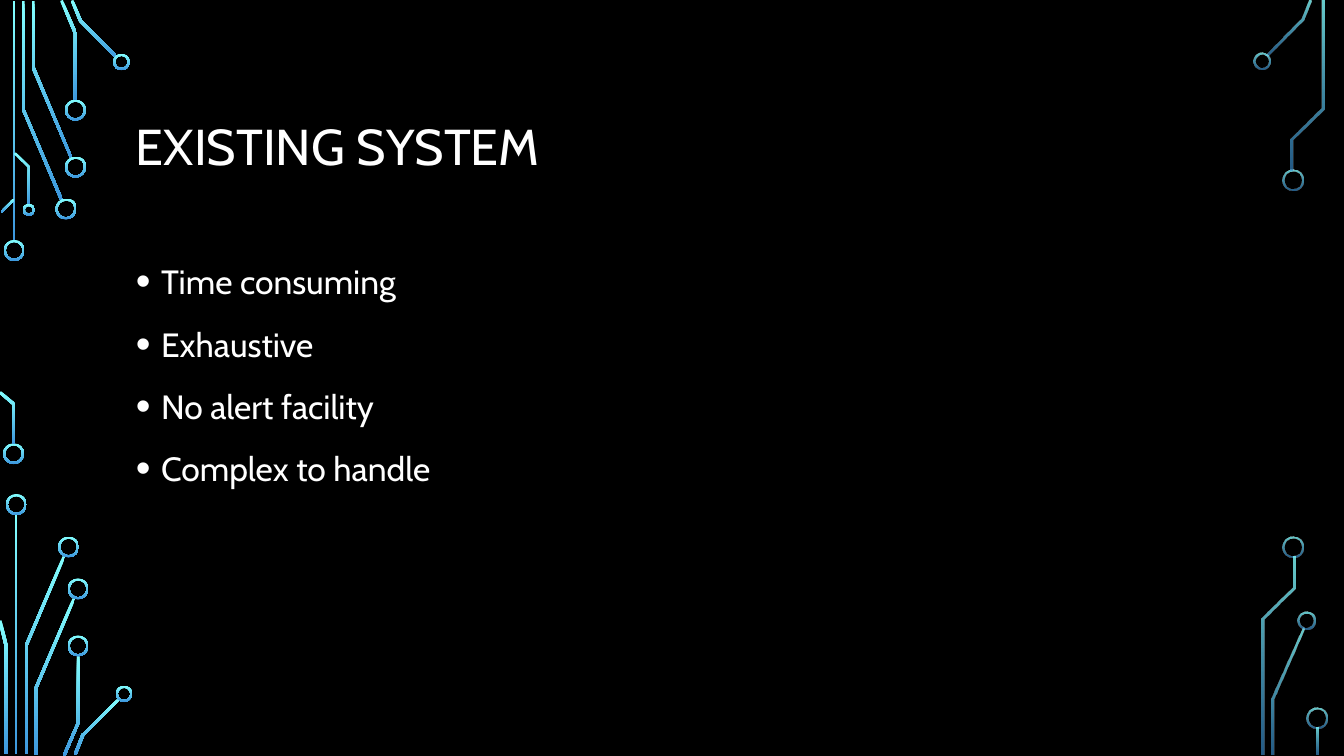
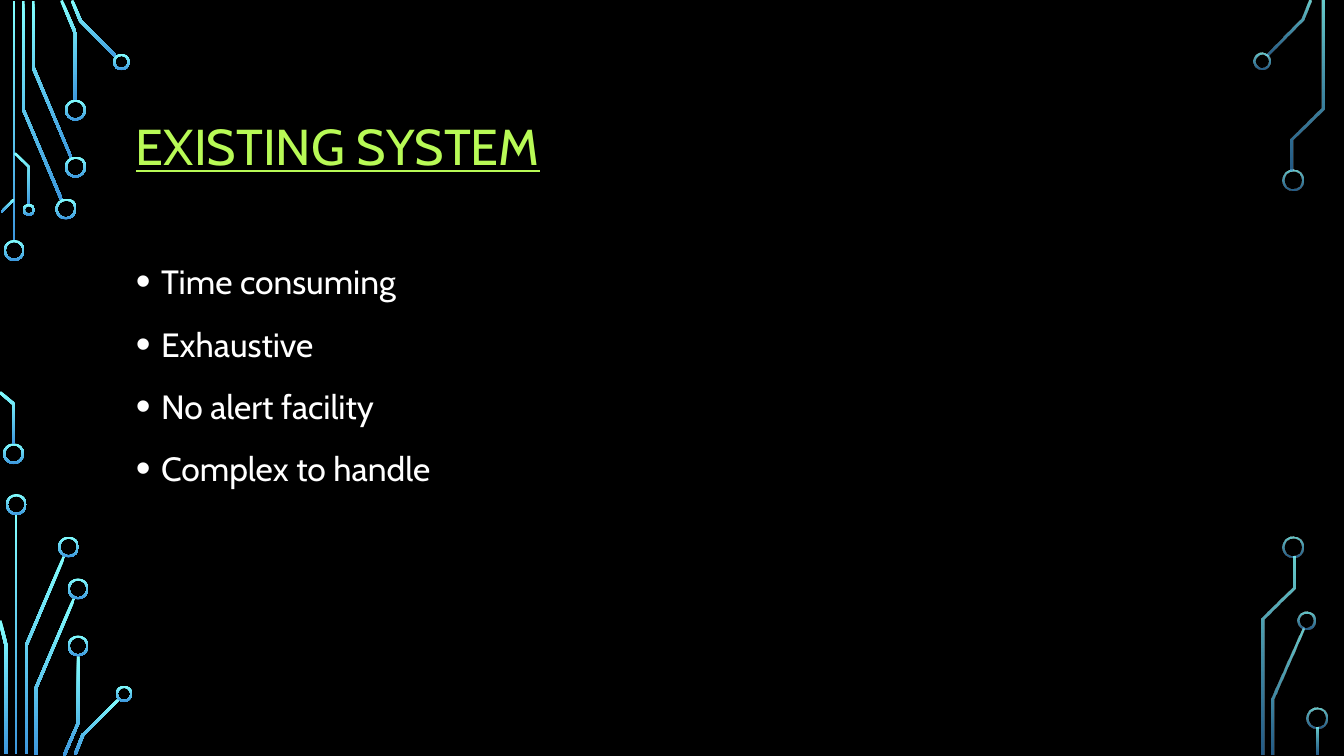
Before and after one commit to vellathottam/ROI, a slide deck: slide 5 of R O I.pptx (slide 4 before the commit). Drawn at 1344x756 pixels with LibreOffice and Linux fonts; fonts in the diff are those of the drawing; background and template pictures are left out. Boxes give left, top, right and bottom in pixels: in the first picture for what was removed or moved away, otherwise in the second. Text is boxed around its words. In the diff, an @@ line names an element or a change of style, - is before the commit and + after.

```diff
--- a/R O I.pptx
+++ b/R O I.pptx
@@ title "EXISTING SYSTEM" at [136, 129, 540, 172]: text colour #FFFFFF to #B8FA56, underline on @@
```
Also in this commit, not shown: 1 other slide changed, 2 slides added, 1 slide removed.
